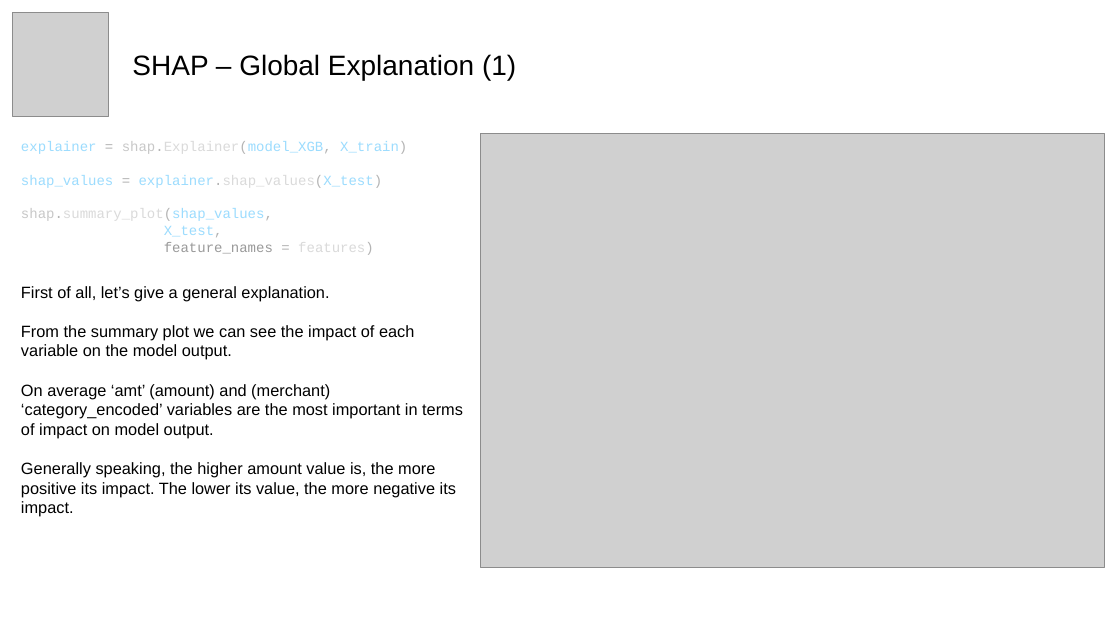
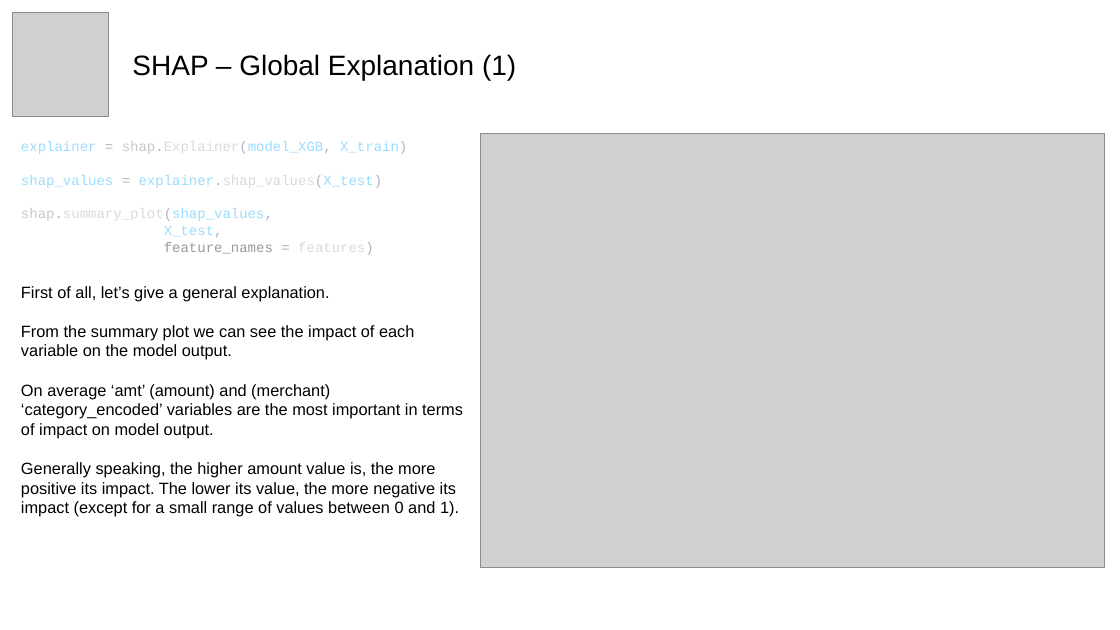
Before and after one commit to dlleonardo/credit-card-fraud-detection-xai, a slide deck: slide 10 of credit_card_fraud_detection.pptx. Drawn at 1120x630 pixels with LibreOffice and Linux fonts; fonts in the diff are those of the drawing; grey boxes stand for pictures. Boxes give left, top, right and bottom in pixels: in the first picture for what was removed or moved away, otherwise in the second. Text is boxed around its words. In the diff, an @@ line names an element or a change of style, - is before the commit and + after.

```diff
--- a/credit_card_fraud_detection.pptx
+++ b/credit_card_fraud_detection.pptx
@@ text at (x1=21, y1=462, x2=459, y2=517): text changed @@
-Generally speaking, the higher amount value is, the more positive its impact. The lower its value, the more negative its impact.
+Generally speaking, the higher amount value is, the more positive its impact. The lower its value, the more negative its impact (except for a small range of values between 0 and 1).
```
Also in this commit, not shown: 11 other slides changed, 1 slide added, 1 slide removed, 1 other file.
